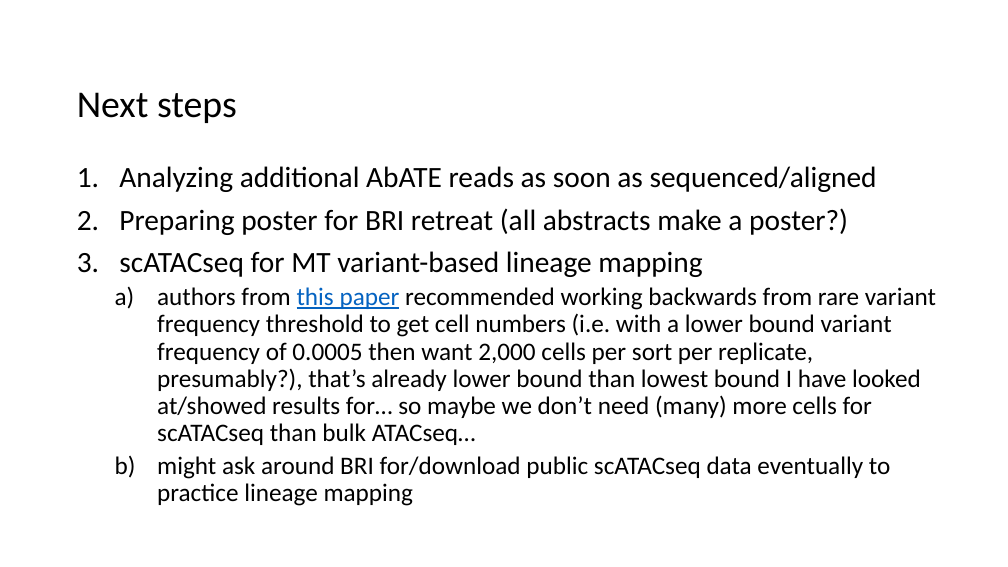
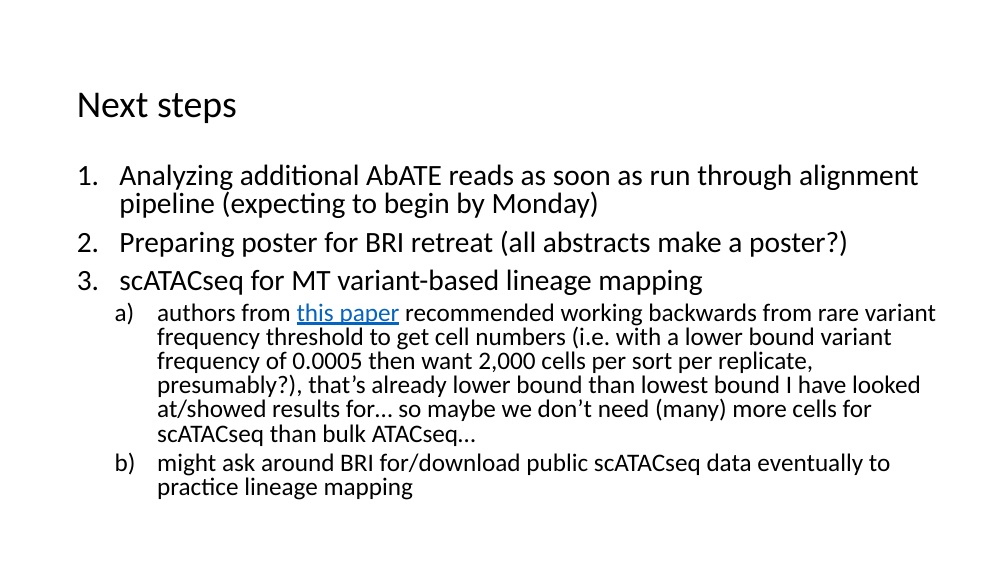
Before and after one commit to tybottorff/bottorffdocs, a slide deck: slide 10 of presentations/weekly_meetings/8_8_24.pptx (slide 8 before the commit). Drawn at 1008x567 pixels with LibreOffice and Linux fonts; fonts in the diff are those of the drawing. Boxes give left, top, right and bottom in pixels: in the first picture for what was removed or moved away, otherwise in the second. Text is boxed around its words. In the diff, an @@ line names an element or a change of style, - is before the commit and + after.

```diff
--- a/presentations/weekly_meetings/8_8_24.pptx
+++ b/presentations/weekly_meetings/8_8_24.pptx
@@ text at <box>119,164,919,218</box>: text changed @@
-1. Analyzing additional AbATE reads as soon as sequenced/aligned
+1. Analyzing additional AbATE reads as soon as run through alignment pipeline (expecting to begin by Monday)
@@ text at <box>119,230,936,500</box>: line spacing 0.9 to 0.8 @@
```
Also in this commit, not shown: 5 other slides changed, 2 slides added, 1 slide removed.
